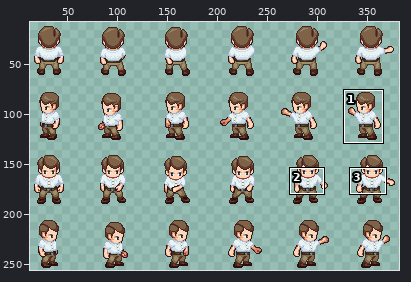
Sprite sheet -- Assets/Sprites/character/professor_slash.png. The first picture is a wide view before the edit; the outline marks the close-up.
Close-up. The starting point:
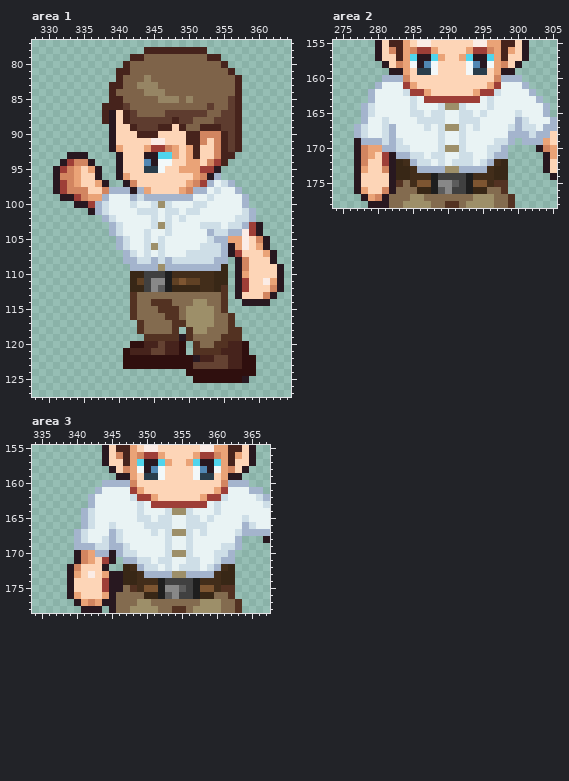
The file is 384x256 pixels. Colours within 5 levels of each other are drawn and written as one. Shown: area 1: x 328..364, y 77..127; area 2: x 274..305, y 155..178; area 3: x 334..367, y 155..178. The wide view leaves out empty margins. The commit also changed other parts of the picture, which this record leaves out.
Once edited:
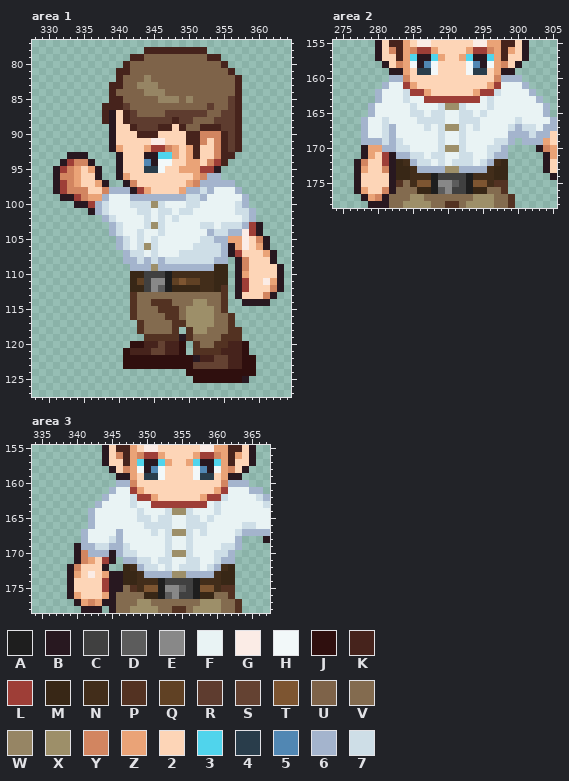
Palette (. is transparent): A #1e1e1e  B #281820  C #404040  D #5c5c5c  E #888888  F #e9f3f4  G #fbece6  H #f2f8f9  J #2f0f0e  K #46231c  L #9e3e37  M #382716  N #422d1a  P #533222  Q #604124  R #5e3c2f  S #644232  T #7d5531  U #7e6349  V #836b4f  W #968564  X #9d8f69  Y #d28560  Z #eaa377  2 #fdd5b7  3 #50d4ec  4 #293d4b  5 #5187b3  6 #a4b4cd  7 #cedee7
Change:
--- area 1
@@ x 341..359 @@
  95 22244H22ZZZLLB.....
- 96 Z222222222ZYB6.....
- 97 BY2222222ZYL6F76...
- 98 6B6Z2222ZY66F7FF6..
- 99 F676666666FF7FFFF6.
-100 F7FF7X7FFF77FFFFF6.
-101 FF777F77F77FFFFFF76
-102 FFFF7F7F7FFFFFFF776
-103 FFFF7X7FFFF777F776L
-104 FFF7FF7FFFFF67766GL
-105 7FF7F7FFFFFF766ZZG2
-106 7FF7X7FFFFF7776BZG2
-107 67F7F7FFF777776BL22
-108 667767677777766.BY2
-109 .6666X66666666M.BY2
+ 96 Z222222222ZY66.....
+ 97 BY2222222ZY66666...
+ 98 6BLZ2222Z6676FFF6..
+ 99 F66666666776FFFFF6.
+100 F777X7FFF77FFFFF76.
+101 FF77F77F77FFFFFF776
+102 FFF7F7F7FFFFFFFFF76
+103 FFF7X7FFFFF77F7776L
+104 FF7FF7FFFFFF67766GL
+105 7F7F7FFFFFF7766ZZG2
+106 7F7X7FFFFF77776BZG2
+107 677F7FFF7777776BL22
+108 667676777777766.BY2
+109 .666X66666666MM.BY2
 110 .MMCCCANNNNNNMM.BZ2
--- area 2
@@ x 274..305 @@
 159 ........BBZ244H2222H442ZBB......
-160 .......666Y222222222222Y666.....
-161 ......6FFFLZ2222222222ZLFFF6....
-162 .....6FFFF7LLZ222222ZLL7FFFF6...
-163 .....6FFFFF7FLLLLLLLLF7FFFFFF6..
-164 ....67FFFFF7FFF7XX7FFF7FFFFFFF6.
-165 ....67FFFFF77F77FF77F7FFFF7FFF6.
-166 ....6FF7FFFF7777FF777FFFFF67FFF6
-167 ...67FF76FFFF7F7XX7F7FFFF7677F66
-168 ...67FF76FFFFFF7FF7FFFFFF6667662
-169 ...B666767FFFFF7FF7FFFF776.666Z2
-170 ...BYZZ6677FFFF7XX7FFF776....BYZ
-171 ...BYZ2LB6677F77FF77FF766.....BZ
+160 ........66Y222222222222Y666.....
+161 .......6FFLZ2222222222ZLFFF6....
+162 ......6FFF7LLZ222222ZLL7FFFF6...
+163 ......6FFF7FFLLLLLLLLF7FFFFFF6..
+164 .....6FFFFF7FFF7XX7FFF7FFFFFFF6.
+165 .....6FFFFF77F77FF77F7FFFFFFFF6.
+166 ....6FF7FFFF7777FF777FFFFF7FFFF6
+167 ....6FF76FFFF7F7XX7F7FFFF7677F66
+168 ....6FF76FFFFFF7FF7FFFFFF6667662
+169 ....666767FFFFF7FF7FFFF776.666Z2
+170 ....BZZ6677FFFF7XX7FFF776....BYZ
+171 ....BZ2LB6677F77FF77FF766.....BZ
 172 ...BY22LBMN677F7F777F76NM.....B2
--- area 3
@@ x 334..367 @@
 159 ............BBZ244H2222H442ZBB....
-160 ..........6666Y222222222222Y666...
-161 .........6FFFFLZ2222222222ZLFFF66.
-162 ........6FFFFF7LLZ222222ZLL7FFFF76
-163 ........6FFFFFF7FLLLLLLLLF7FFFFFF7
-164 .......67FFFFFF7FFF7XX7FFF7FFFFFFF
-165 .......67FFFFFF77F77FF77F7FFFF7FFF
-166 .......67FF7FFFF7777FF777FFFFF67FF
-167 ......67FFF67FFFF7F7XX7F7FFFF76666
-168 ......67FF767FFFFFF7FF7FFFFFF6...B
-169 ......66677667FFFFF7FF7FFFF776....
-170 ......BYZ66B677FFFF7XX7FFF776.....
+160 ............66Y222222222222Y666...
+161 ...........6FFLZ2222222222ZLFFF66.
+162 ..........6FFF7LLZ222222ZLL7FFFF76
+163 .........6FFFF7FFLLLLLLLLF7FFFFFF7
+164 ........6FFFFFF7FFF7XX7FFF7FFFFFFF
+165 ........6FFFFFF77F77FF77F7FFFFFFFF
+166 ........6FFFFFFF7777FF777FFFFF77FF
+167 .......6FFFF6FFFF7F7XX7F7FFFF76666
+168 .......6FFF76FFFFFF7FF7FFFFFF6...B
+169 ......B6677667FFFFF7FF7FFFF776....
+170 ......BY666B677FFFF7XX7FFF776.....
 171 ......BYZ2LB.6677F77FF77FF766.....
